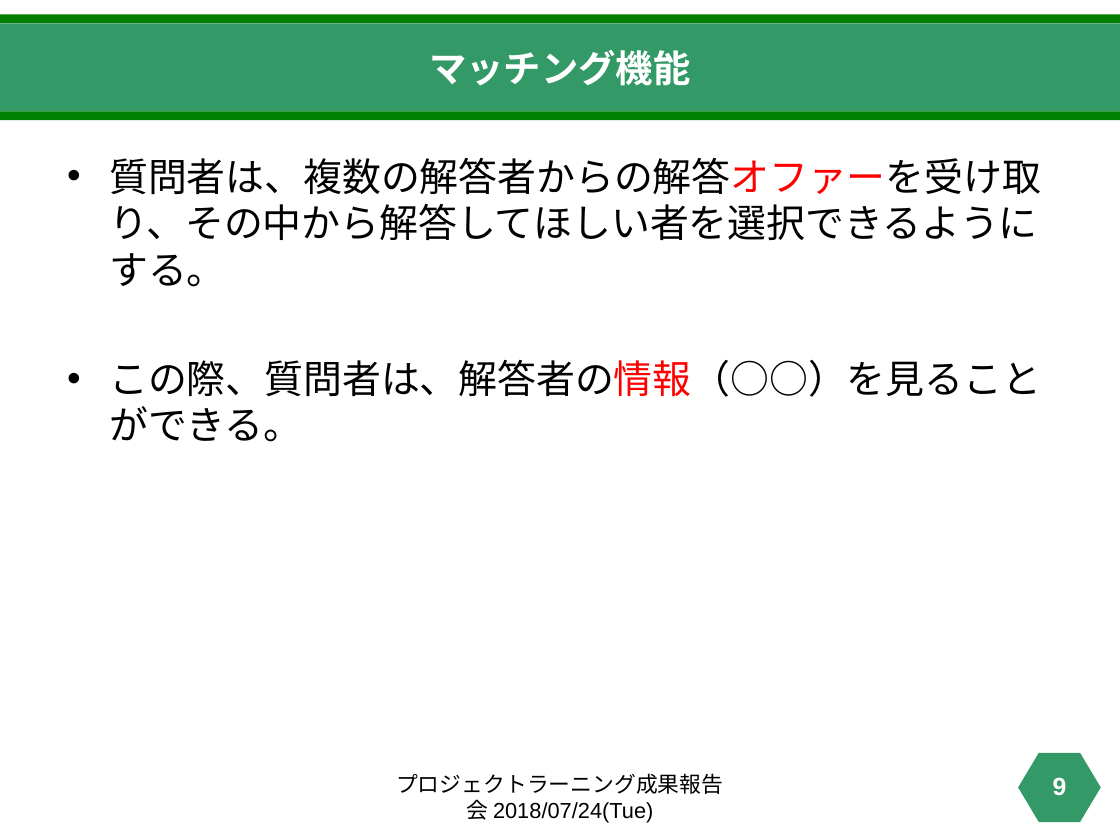
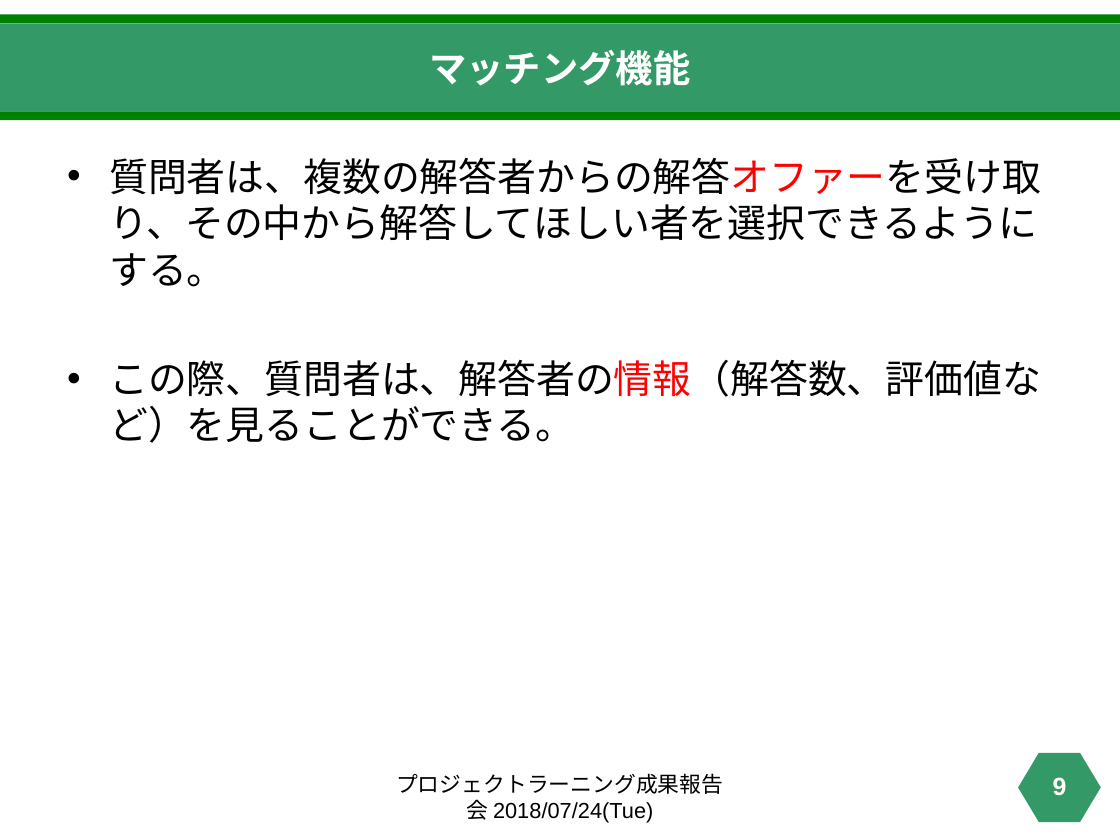
Before and after one commit to haruki0401/projectlearning02, a slide deck: slide 9 of pl-2.pptx. Drawn at 1120x840 pixels with LibreOffice and Linux fonts; fonts in the diff are those of the drawing. Boxes give left, top, right and bottom in pixels: in the first picture for what was removed or moved away, otherwise in the second. Text is boxed around its words. In the diff, an @@ line names an element or a change of style, - is before the commit and + after.

```diff
--- a/pl-2.pptx
+++ b/pl-2.pptx
@@ text at [109, 360, 1041, 443]: text changed @@
-• この際、質問者は、解答者の情報（○○）を見ることができる。
+• この際、質問者は、解答者の情報（解答数、評価値など）を見ることができる。
```
Also in this commit, not shown: 3 other slides changed, 1 slide removed.
